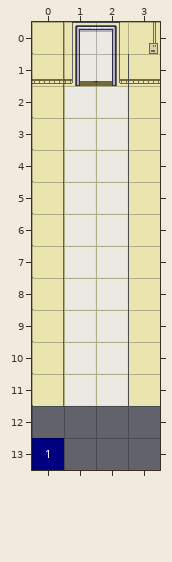
An edit to a level. Tiled map, bgs/maps/lab_03.tmx. The first picture shows the starting point.
Cells are 32x32 px. Shown: x 0..3, y 0..13.
The same view after the edit:
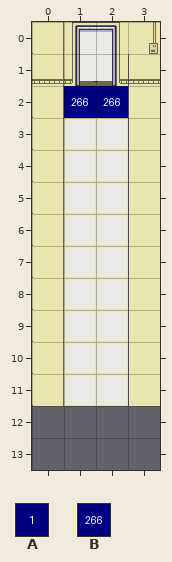
Key: from "blue-labels": A 0, B 265.
_ is an empty cell.
The exact change:
Layer "metadata":
y 13: x 0 A -> _
Layer "actions":
y 2: x 1..2 __ -> BB
Changed places in both pictures, as pixel boxes (x1, y1, x2, y2):
added: (64, 86, 128, 118)
removed: (32, 438, 64, 470)
